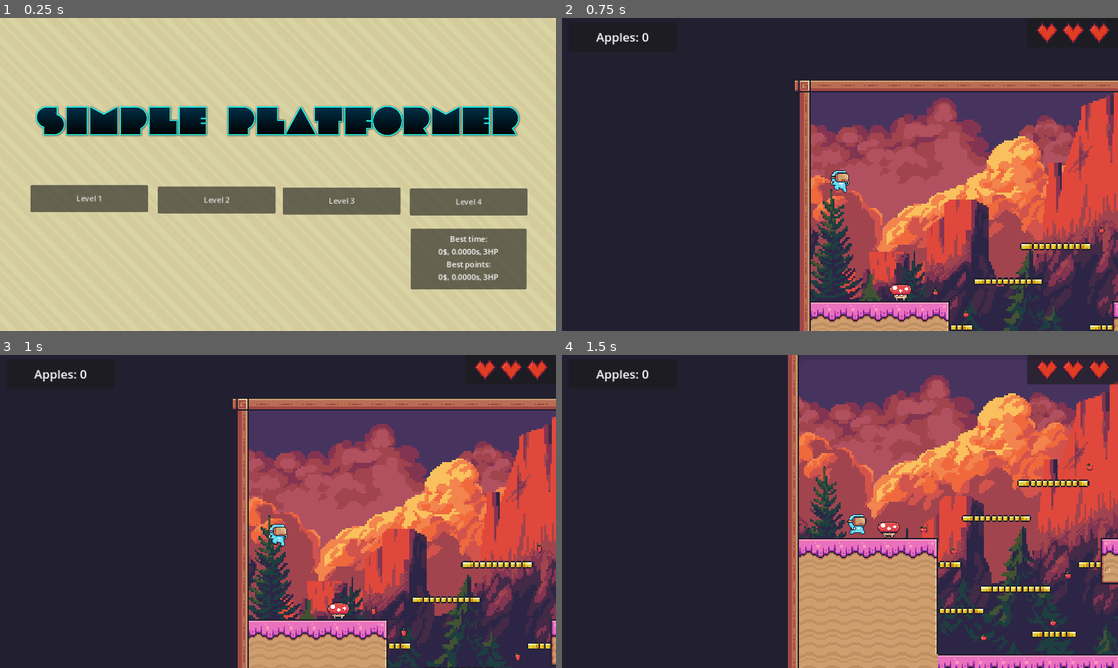
Above: before the commit, frames 1-4 (two rows, left to right).
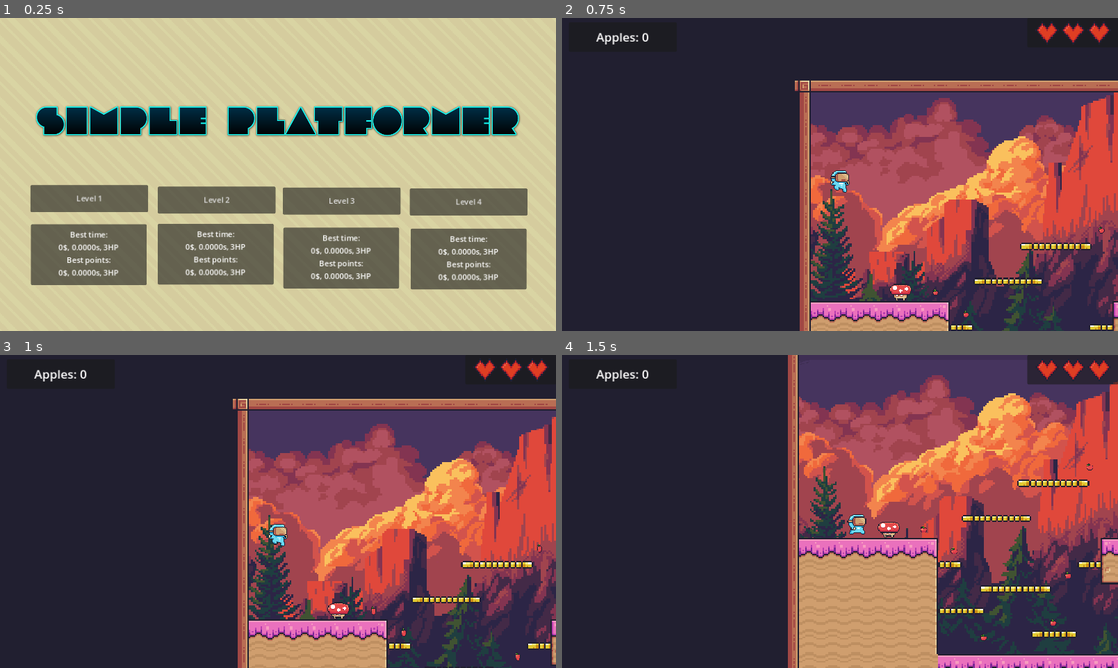
Above: after the commit, the same moments.

Repository: spageektti/simple-platformer-godot
Game: Godot game, scene res://scenes/menu/main_menu.tscn
The game is run twice, just before and just after one commit, with the same random seed, the same clock (stepped at 60 frames per second) and the same inputs.
Inputs:
- Up to frame 1 (0.25 s): no input
- Up to frame 2 (0.75 s): click "Level 2" at 0.5 s
- Up to frame 3 (1 s): no input
- Up to frame 4 (1.5 s): hold D (right) from 1.28 s (still down)

The runs differ from the first frame. In frame 1, 12% of the frame differs, in the area x 5-72%, y 65-87%; in frame 2, nothing differs; in frame 3, nothing differs; in frame 4, nothing differs.
Error in both runs: Invalid assignment of property or key 'text' with value of type 'String' on a base object of type 'null instance'. (res://game_manager.gd:36)

Commit message:
finish saving stats

Diff:
--- a/scenes/levels/level2.tscn
+++ b/scenes/levels/level2.tscn
@@ -663,6 +663,7 @@
 unique_name_in_owner = true
 script = ExtResource("4_7yc6t")
 hearts = [NodePath("../UI/Hearths/HBoxContainer/Hearth1"), NodePath("../UI/Hearths/HBoxContainer/Hearth2"), NodePath("../UI/Hearths/HBoxContainer/Hearth3")]
+scene_name = "level2"
 
 [node name="Collectables" type="Node" parent="."]
 
--- a/scenes/levels/level3.tscn
+++ b/scenes/levels/level3.tscn
@@ -658,6 +658,7 @@
 unique_name_in_owner = true
 script = ExtResource("4_l8w2q")
 hearts = [NodePath("../UI/Hearths/HBoxContainer/Hearth1"), NodePath("../UI/Hearths/HBoxContainer/Hearth2"), NodePath("../UI/Hearths/HBoxContainer/Hearth3")]
+scene_name = "level3"
 
 [node name="Collectables" type="Node" parent="."]
 
@@ -1058,7 +1059,6 @@
 [node name="skull" parent="." instance=ExtResource("28_tnb1e")]
 position = Vector2(3064, 584)
 lock_rotation = true
-moving = true
 
 [node name="border5" parent="." instance=ExtResource("20_ebvgb")]
 position = Vector2(2942, 604)
--- a/scenes/menu/main_menu.gd
+++ b/scenes/menu/main_menu.gd
@@ -1,5 +1,8 @@
 extends Node
 
+@onready var level_1_label = %level1Label
+@onready var level_2_label = %level2Label
+@onready var level_3_label = %level3Label
 @onready var level_4_label = %level4Label
 
 func _on_level_1_pressed():
@@ -23,15 +26,49 @@
 	var error = config_file.load(save_path)
 
 	if error == OK:
-		var best_points_health = config_file.get_value("level4_best_points", "health", "0")
-		var best_points_points = config_file.get_value("level4_best_points", "points", "0")
-		var best_points_time = config_file.get_value("level4_best_points", "time", "0")
-		var best_time_health = config_file.get_value("level4_best_time", "health", "0")
-		var best_time_points = config_file.get_value("level4_best_time", "points", "0")
-		var best_time_time = config_file.get_value("level4_best_time", "time", "0")
+		# Level 4
+		var best_points_health_4 = config_file.get_value("level4_best_points", "health", "0")
+		var best_points_points_4 = config_file.get_value("level4_best_points", "points", "0")
+		var best_points_time_4 = config_file.get_value("level4_best_points", "time", "0")
+		var best_time_health_4 = config_file.get_value("level4_best_time", "health", "0")
+		var best_time_points_4 = config_file.get_value("level4_best_time", "points", "0")
+		var best_time_time_4 = config_file.get_value("level4_best_time", "time", "0")
 
+		level_4_label.text = "Best points:\n" + str(best_points_points_4) + "$ | " + str(best_points_time_4) + "s | " + str(best_points_health_4) + "HP\n"
+		level_4_label.text += "Best time:\n" + str(best_time_points_4) + "$ | " + str(best_time_time_4) + "s | " + str(best_time_health_4) + "HP\n"
 
-		level_4_label.text = "Best points:\n" + str(best_points_points) + "$ | " + str(best_points_time) + "s | " + str(best_points_health) + "HP\n"
-		level_4_label.text += "Best time:\n" + str(best_time_points) + "$ | " + str(best_time_time) + "s | " + str(best_time_health) + "HP\n"
+		# Level 3
+		var best_points_health_3 = config_file.get_value("level3_best_points", "health", "0")
+		var best_points_points_3 = config_file.get_value("level3_best_points", "points", "0")
+		var best_points_time_3 = config_file.get_value("level3_best_points", "time", "0")
+		var best_time_health_3 = config_file.get_value("level3_best_time", "health", "0")
+		var best_time_points_3 = config_file.get_value("level3_best_time", "points", "0")
+		var best_time_time_3 = config_file.get_value("level3_best_time", "time", "0")
+
+		level_3_label.text = "Best points:\n" + str(best_points_points_3) + "$ | " + str(best_points_time_3) + "s | " + str(best_points_health_3) + "HP\n"
+		level_3_label.text += "Best time:\n" + str(best_time_points_3) + "$ | " + str(best_time_time_3) + "s | " + str(best_time_health_3) + "HP\n"
+
+		# Level 2
+		var best_points_health_2 = config_file.get_value("level2_best_points", "health", "0")
+		var best_points_points_2 = config_file.get_value("level2_best_points", "points", "0")
+		var best_points_time_2 = config_file.get_value("level2_best_points", "time", "0")
+		var best_time_health_2 = config_file.get_value("level2_best_time", "health", "0")
+		var best_time_points_2 = config_file.get_value("level2_best_time", "points", "0")
+		var best_time_time_2 = config_file.get_value("level2_best_time", "time", "0")
+
+		level_2_label.text = "Best points:\n" + str(best_points_points_2) + "$ | " + str(best_points_time_2) + "s | " + str(best_points_health_2) + "HP\n"
+		level_2_label.text += "Best time:\n" + str(best_time_points_2) + "$ | " + str(best_time_time_2) + "s | " + str(best_time_health_2) + "HP\n"
+
+		# Level 1
+		var best_points_health_1 = config_file.get_value("level1_best_points", "health", "0")
+		var best_points_points_1 = config_file.get_value("level1_best_points", "points", "0")
+		var best_points_time_1 = config_file.get_value("level1_best_points", "time", "0")
+		var best_time_health_1 = config_file.get_value("level1_best_time", "health", "0")
+		var best_time_points_1 = config_file.get_value("level1_best_time", "points", "0")
+		var best_time_time_1 = config_file.get_value("level1_best_time", "time", "0")
+
+		level_1_label.text = "Best points:\n" + str(best_points_points_1) + "$ | " + str(best_points_time_1) + "s | " + str(best_points_health_1) + "HP\n"
+		level_1_label.text += "Best time:\n" + str(best_time_points_1) + "$ | " + str(best_time_time_1) + "s | " + str(best_time_health_1) + "HP\n"
+
 	else:
 		print("There was some errors getting stats from a file: ", error, "Report this err to contact@spageektti.cc")
--- a/scenes/menu/main_menu.tscn
+++ b/scenes/menu/main_menu.tscn
@@ -87,6 +87,69 @@
 horizontal_alignment = 1
 vertical_alignment = 1
 
+[node name="level3" type="Panel" parent="UI"]
+offset_left = 587.0
+offset_top = 434.0
+offset_right = 827.0
+offset_bottom = 560.0
+
+[node name="level3Label" type="Label" parent="UI/level3"]
+unique_name_in_owner = true
+layout_mode = 1
+anchors_preset = 15
+anchor_right = 1.0
+anchor_bottom = 1.0
+grow_horizontal = 2
+grow_vertical = 2
+text = "Best time:
+0$, 0.0000s, 3HP
+Best points:
+0$, 0.0000s, 3HP"
+horizontal_alignment = 1
+vertical_alignment = 1
+
+[node name="level2" type="Panel" parent="UI"]
+offset_left = 327.0
+offset_top = 426.0
+offset_right = 567.0
+offset_bottom = 552.0
+
+[node name="level2Label" type="Label" parent="UI/level2"]
+unique_name_in_owner = true
+layout_mode = 1
+anchors_preset = 15
+anchor_right = 1.0
+anchor_bottom = 1.0
+grow_horizontal = 2
+grow_vertical = 2
+text = "Best time:
+0$, 0.0000s, 3HP
+Best points:
+0$, 0.0000s, 3HP"
+horizontal_alignment = 1
+vertical_alignment = 1
+
+[node name="level1" type="Panel" parent="UI"]
+offset_left = 64.0
+offset_top = 427.0
+offset_right = 304.0
+offset_bottom = 553.0
+
+[node name="level1Label" type="Label" parent="UI/level1"]
+unique_name_in_owner = true
+layout_mode = 1
+anchors_preset = 15
+anchor_right = 1.0
+anchor_bottom = 1.0
+grow_horizontal = 2
+grow_vertical = 2
+text = "Best time:
+0$, 0.0000s, 3HP
+Best points:
+0$, 0.0000s, 3HP"
+horizontal_alignment = 1
+vertical_alignment = 1
+
 [connection signal="pressed" from="level1" to="." method="_on_level_1_pressed"]
 [connection signal="pressed" from="level2" to="." method="_on_level_2_pressed"]
 [connection signal="pressed" from="level3" to="." method="_on_level_3_pressed"]
Not shown, changed: scenes/levels/level1.tscn
